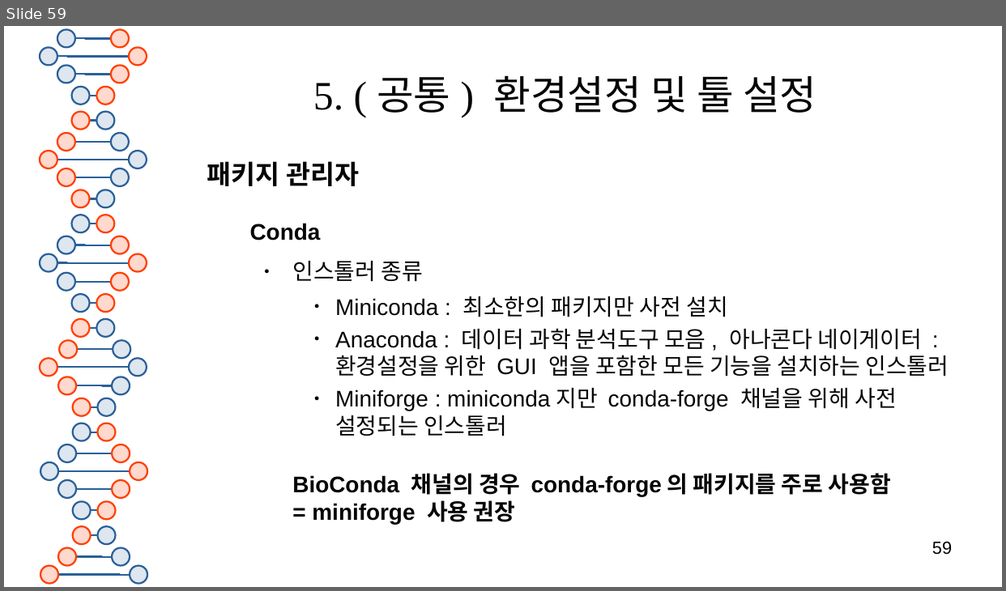
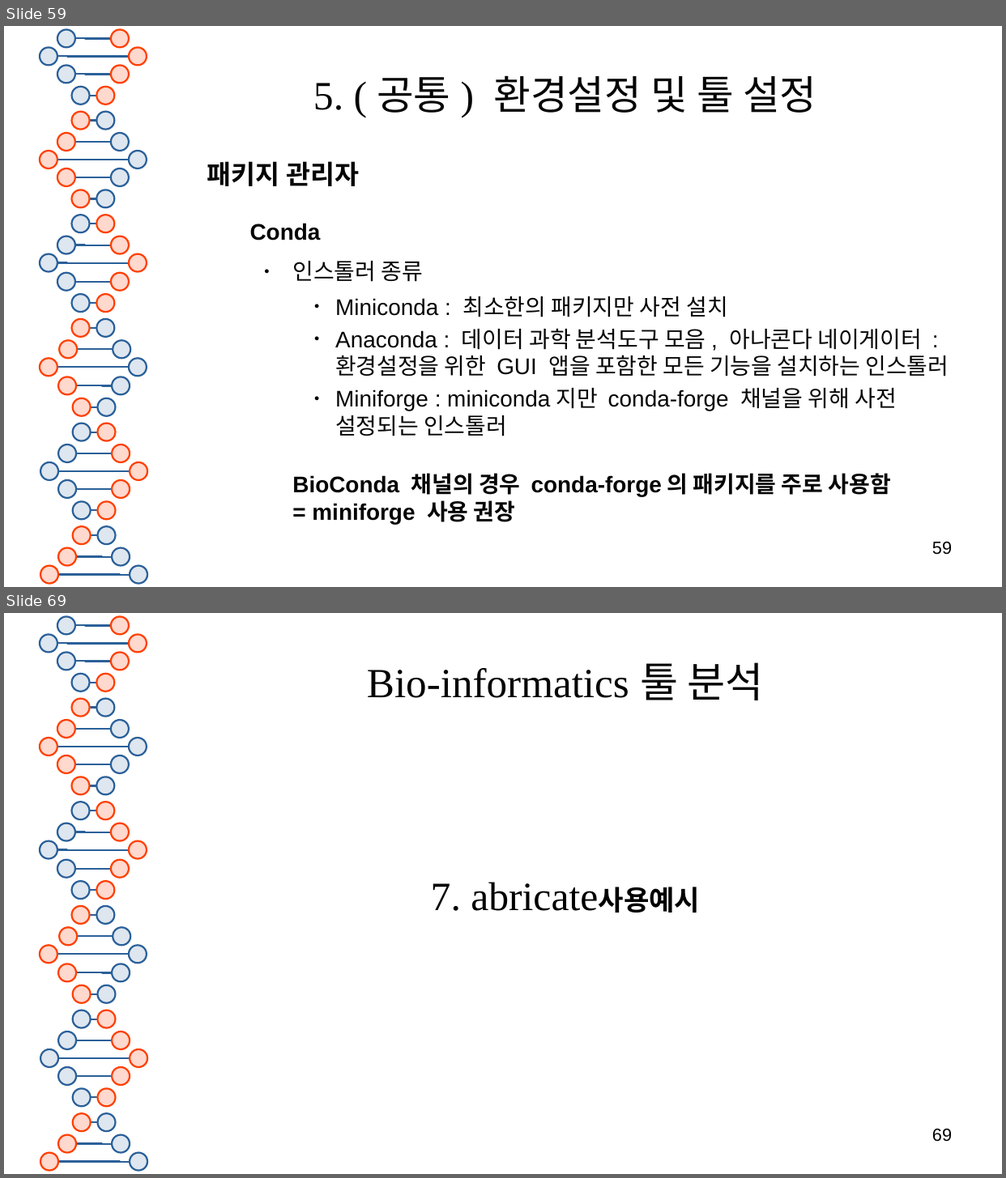
Before and after one commit to SHINKHO/bioinformatics_phase, a slide deck: docs/bioinformatics툴_분석.odp. Shown one above the other, each under a label of ours: slide 59 before the commit, slides 59 and 69 after it; the slides between them are not shown. The pictures are 1006x591 and 1006x1178 pixels, drawn with LibreOffice and Linux fonts; fonts in the diff are those of the drawing. Boxes give left, top, right and bottom in pixels: in the first picture for what was removed or moved away, otherwise in the second. Text is boxed around its words. In the diff, an @@ line names an element or a change of style, - is before the commit and + after.

```diff
--- a/docs/bioinformatics툴_분석.odp
+++ b/docs/bioinformatics툴_분석.odp
@@ slide 69 added at (x1=4, y1=613, x2=1002, y2=1174), background #FFFFFF; not listed: 81 template elements that a slide beside it also shows @@
@@ title added at (x1=367, y1=662, x2=764, y2=700), 33 pt, text #050505 @@
+Bio-informatics 툴 분석
@@ subtitle added at (x1=431, y1=884, x2=461, y2=911), 32 pt, text #000000 @@
+7. abricate사용예시
@@ page number added at (x1=932, y1=1129, x2=952, y2=1142), 14 pt, text #000000 @@
+69
```
Also in this commit, not shown: 4 slides changed, 10 other slides added, 4 other files.
